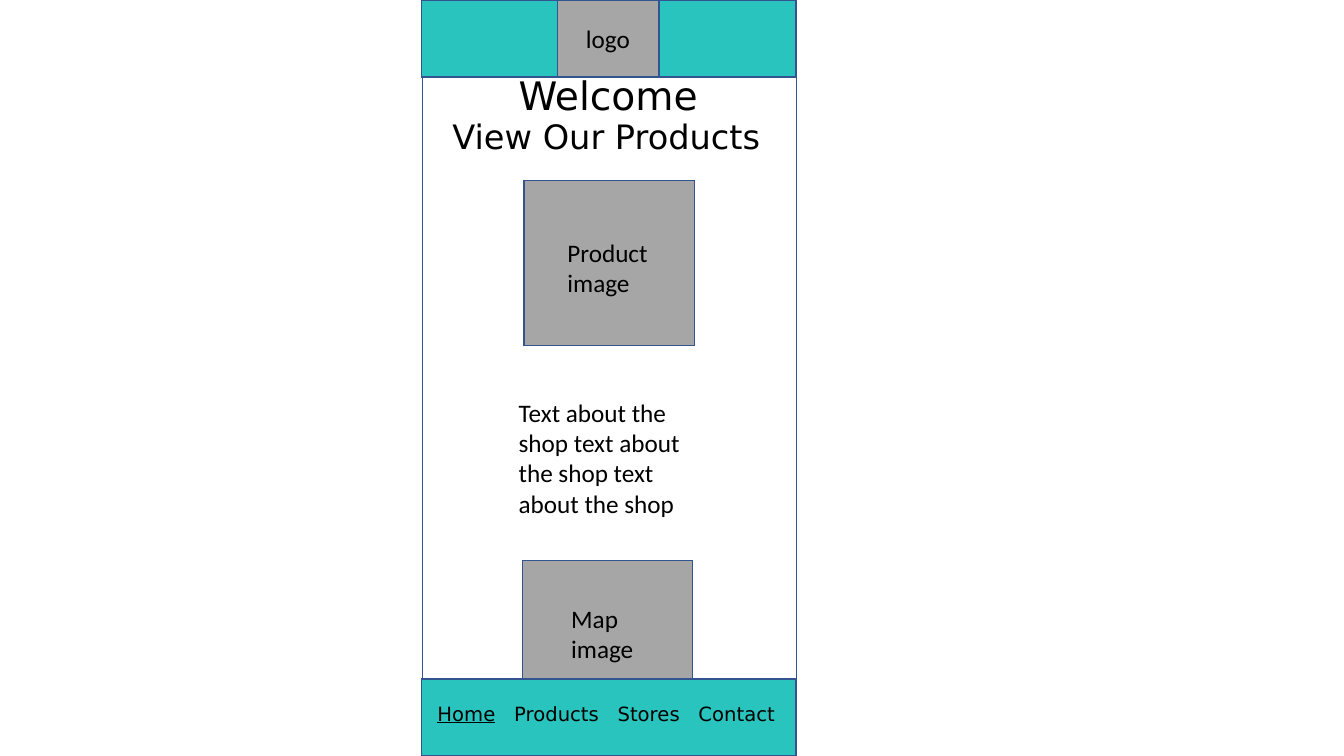
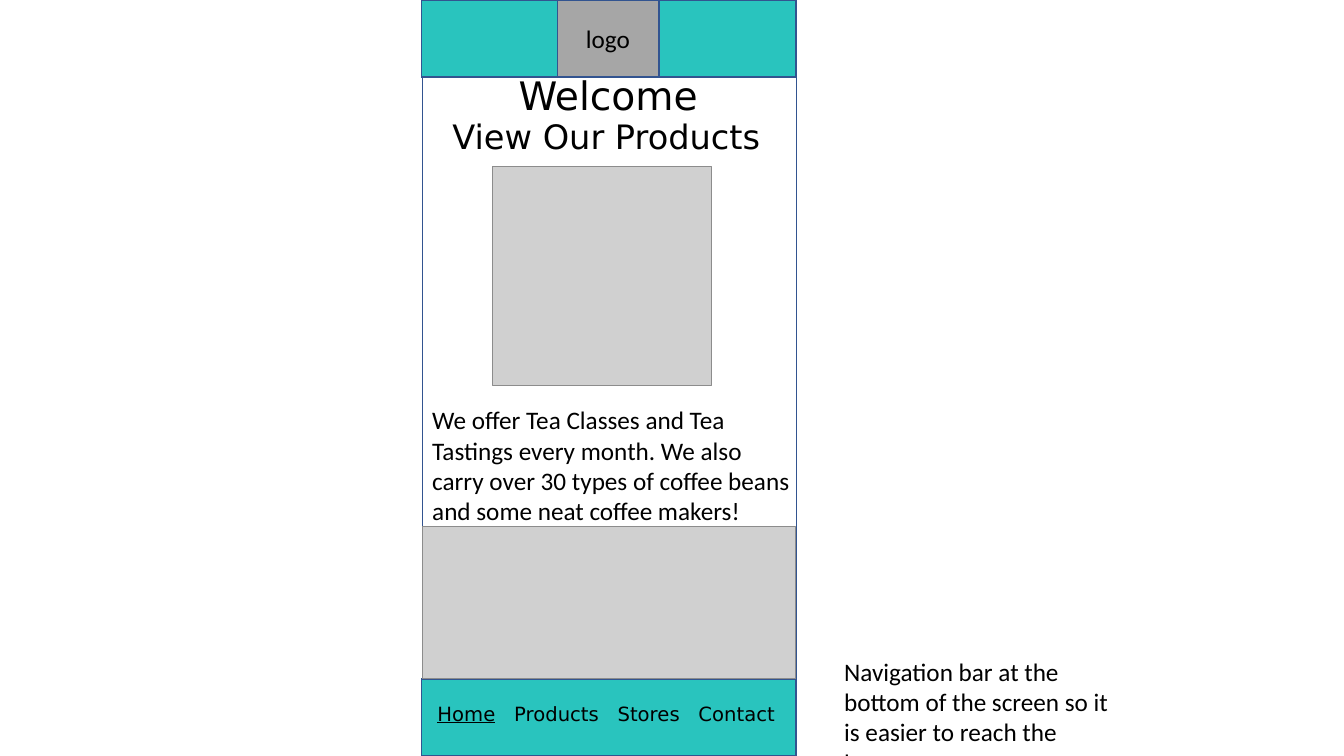
Before and after one commit to saramissak/67250-Web-Development-Project, a slide deck: slide 8 of Documents/High fidelity wireframe.pptx. Drawn at 1344x756 pixels with LibreOffice and Linux fonts; fonts in the diff are those of the drawing; grey boxes stand for pictures. Boxes give left, top, right and bottom in pixels: in the first picture for what was removed or moved away, otherwise in the second. Text is boxed around its words. In the diff, an @@ line names an element or a change of style, - is before the commit and + after.

```diff
--- a/Documents/High fidelity wireframe.pptx
+++ b/Documents/High fidelity wireframe.pptx
@@ picture added at [492,166,711,385] @@
@@ rectangle removed at [524,180,695,346] @@
@@ text removed at [567,244,647,297] @@
-Product image
@@ text at [432,411,789,527]: text changed @@
-Text about the shop text about the shop text about the shop
+We offer Tea Classes and Tea Tastings every month. We also carry over 30 types of coffee beans and some neat coffee makers!
@@ picture added at [422,526,796,680] @@
@@ rectangle removed at [522,561,693,679] @@
@@ text removed at [571,612,633,663] @@
-Map image
@@ text added at [844,663,1108,742], 18 pt, text #000000 @@
+Navigation bar at the bottom of the screen so it is easier to reach the buttons
```
Also in this commit, not shown: 8 other slides changed, 1 slide added, 1 slide removed, 15 other files.
